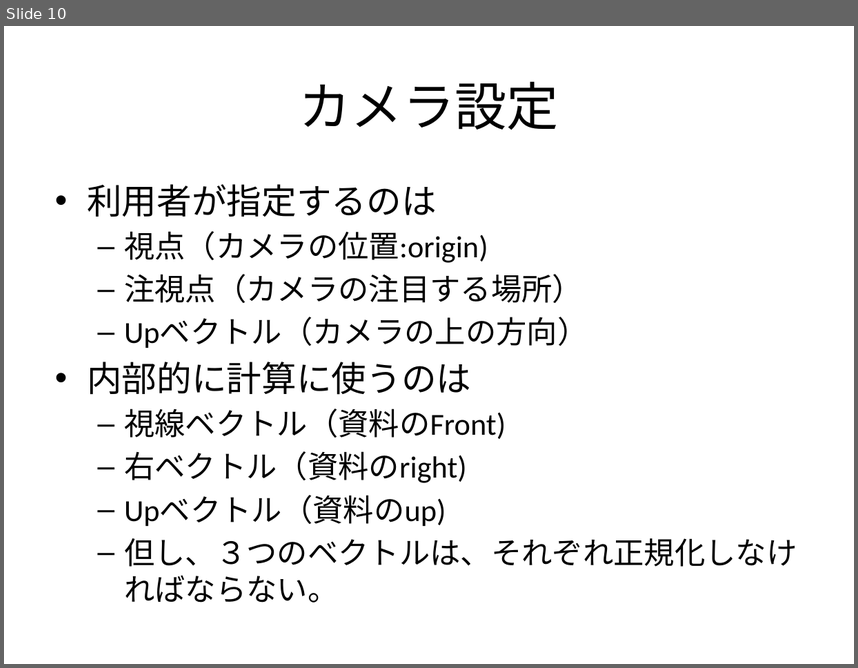
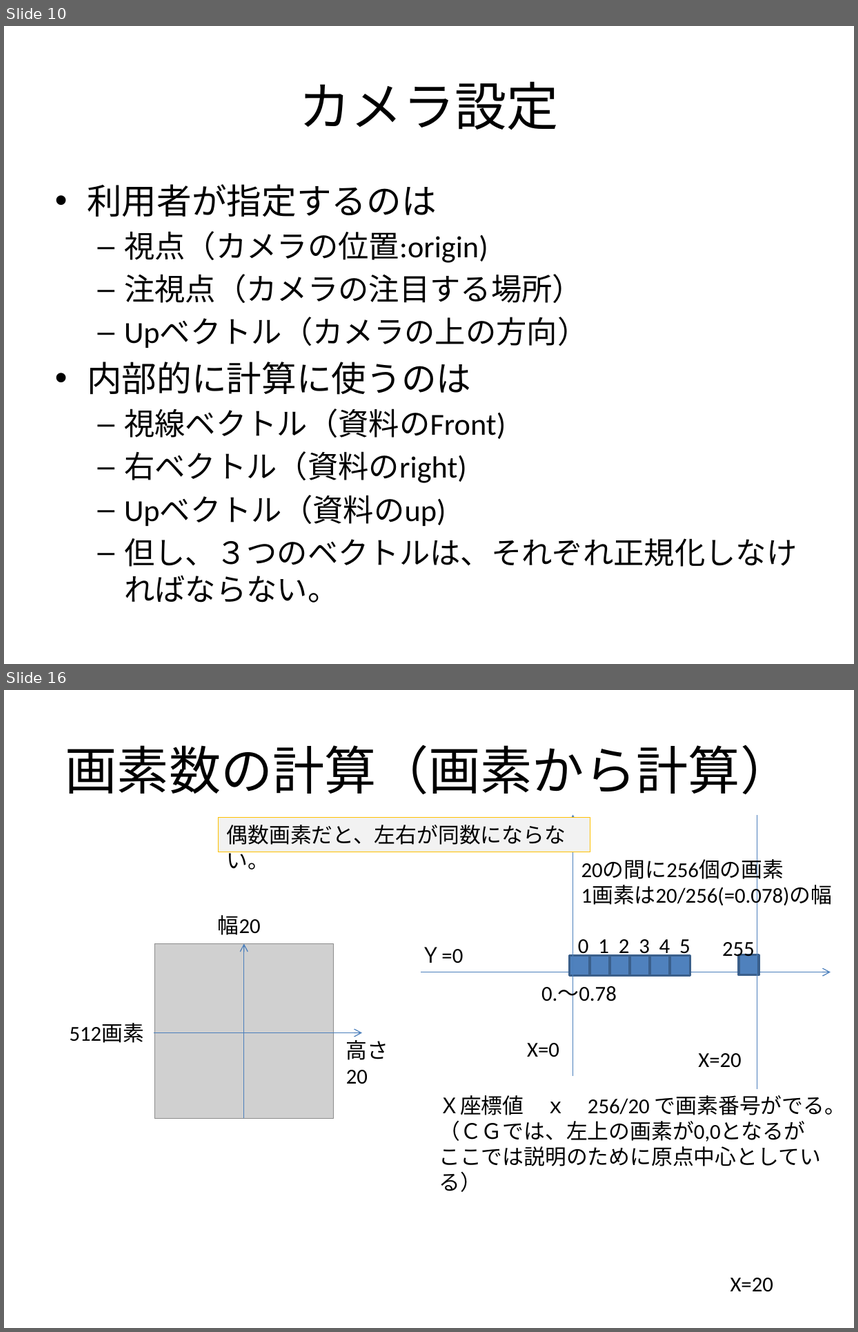
Before and after one commit to tymob/standard_render, a slide deck: Design20161208.pptx. Shown one above the other, each under a label of ours: slide 10 before the commit, slides 10 and 16 after it; the slides between them are not shown. The pictures are 858x668 and 858x1332 pixels, drawn with LibreOffice and Linux fonts; fonts in the diff are those of the drawing; grey boxes stand for pictures. Boxes give left, top, right and bottom in pixels: in the first picture for what was removed or moved away, otherwise in the second. Text is boxed around its words. In the diff, an @@ line names an element or a change of style, - is before the commit and + after.

```diff
--- a/Design20161208.pptx
+++ b/Design20161208.pptx
@@ slide 16 added at <box>4,690,854,1328</box>, background #FFFFFF @@
@@ title added at <box>65,745,792,794</box>, 44 pt, text #000000 @@
+画素数の計算（画素から計算）
@@ rectangle added at <box>218,818,590,851</box>, fill #F2F2F2, outline #FFC000 0.75 pt, 18 pt, text #000000 @@
+偶数画素だと、左右が同数にならない。
@@ arrow added from (573, 1076) to (573, 815), #4B7EBC 0.75 pt @@
@@ line added from (757, 1089) to (757, 815), #4B7EBC 0.75 pt @@
@@ text added at <box>582,859,833,908</box>, 18 pt, text #000000 @@
+20の間に256個の画素
+1画素は20/256(=0.078)の幅
@@ text added at <box>218,915,261,935</box>, 18 pt, text #000000 @@
+幅20
@@ picture added at <box>154,943,333,1118</box> @@
@@ arrow added from (243, 1118) to (243, 943), #4B7EBC 0.75 pt @@
@@ text added at <box>421,947,464,963</box>, 18 pt, text #000000 @@
+Ｙ=0
@@ rectangle added at <box>569,955,590,976</box>, fill #4F81BD, outline #3A5F8C 2 pt @@
@@ text added at <box>578,939,691,958</box>, 18 pt, text #000000 @@
+0 1 2 3 4 5
@@ rectangle added at <box>590,955,610,976</box>, fill #4F81BD, outline #3A5F8C 2 pt @@
@@ rectangle added at <box>610,955,631,976</box>, fill #4F81BD, outline #3A5F8C 2 pt @@
@@ rectangle added at <box>630,955,650,976</box>, fill #4F81BD, outline #3A5F8C 2 pt @@
@@ rectangle added at <box>650,955,671,976</box>, fill #4F81BD, outline #3A5F8C 2 pt @@
@@ rectangle added at <box>670,955,690,976</box>, fill #4F81BD, outline #3A5F8C 2 pt @@
@@ text added at <box>722,942,755,962</box>, 18 pt, text #000000 @@
+255
@@ rectangle added at <box>740,954,760,975</box>, fill #4F81BD, outline #3A5F8C 2 pt @@
@@ arrow added from (421, 972) to (831, 972), #4B7EBC 0.75 pt @@
@@ text added at <box>542,983,617,1006</box>, 18 pt, text #000000 @@
+0.～0.78
@@ text added at <box>70,1023,144,1043</box>, 18 pt, text #000000 @@
+512画素
@@ arrow added from (154, 1032) to (362, 1032), #4B7EBC 0.75 pt @@
@@ text added at <box>346,1036,389,1084</box>, 18 pt, text #000000 @@
+高さ20
@@ text added at <box>527,1043,559,1057</box>, 18 pt, text #000000 @@
+X=0
@@ text added at <box>698,1053,741,1067</box>, 18 pt, text #000000 @@
+X=20
@@ text added at <box>439,1095,846,1166</box>, 18 pt, text #000000 @@
+Ｘ座標値 ｘ 256/20 で画素番号がでる。
+（ＣＧでは、左上の画素が0,0となるが
+ここでは説明のために原点中心としている）
@@ text added at <box>731,1277,773,1292</box>, 18 pt, text #000000 @@
+X=20
```
Also in this commit, not shown: 1 slide changed, 6 other slides added.
